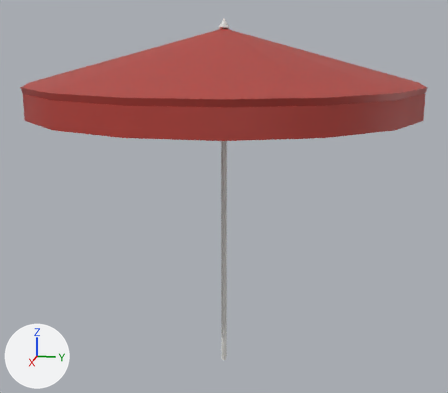
A saved change to the glTF model Data/RideUK/Props/SM_Prop_cafe_parasol_2.glb.
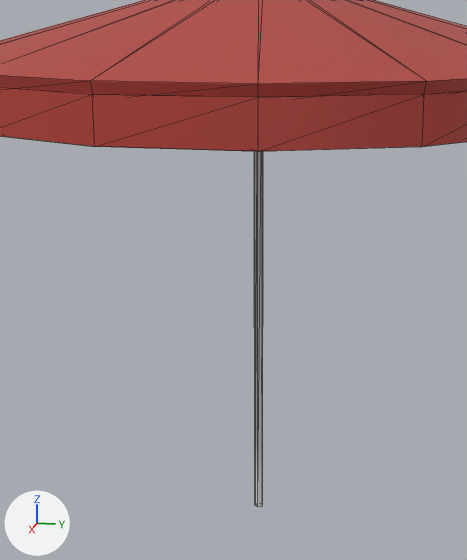
There are two pictures of each version: one whole from a 50 mm camera at (4.2, 0.84, 2.31) aimed at (-0.01, 0.0, 1.26), one close up on the part from 14% to 79% of the width and 12% to 100% of the height. The lights are fixed; the arrows at lower left show +X, +Y and +Z. The last two pictures show the newer version. The close-ups show mesh edges as thin lines. Vertices at exactly the same position are counted once.

In view in the first close-up: 'SM_Prop_cafe_parasol_2'.
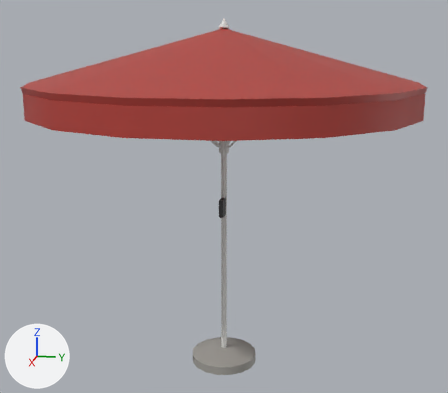
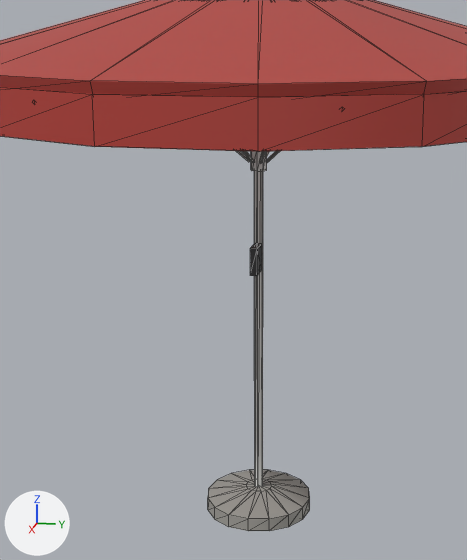
Patch to the scene script:
```diff
--- a/Data/RideUK/Props/SM_Prop_cafe_parasol_2.glb.py
+++ b/Data/RideUK/Props/SM_Prop_cafe_parasol_2.glb.py
@@ me_sm_prop_cafe_parasol_2 @@
 # used by ob_sm_prop_cafe_parasol_2; location = (0.0, 0.0, 0.0)
-me_sm_prop_cafe_parasol_2.from_pydata(...)  # 134 vertices, 252 faces; spans x -1.29..1.29, y -1.29..1.29, z 0.0..2.48
+me_sm_prop_cafe_parasol_2.from_pydata(...)  # 336 vertices, 580 faces; spans x -1.29..1.29, y -1.29..1.29, z 0.0..2.48
+# me_sm_prop_cafe_parasol_2 part 1: a new loose piece, an 8-sided cylinder along z spanning x -0.035..0.035, y -0.035..0.035, z 1.58..1.68, in mat_defaultmaterial
+# me_sm_prop_cafe_parasol_2 part 2: a new loose piece, a box spanning x 0.01..0.11, y -0.015..0.015, z 1.14..1.26, in mat_defaultmaterial
+# me_sm_prop_cafe_parasol_2 part 3
+# 128 vertices are added at x -1.19..1.19, y -1.19..1.19, z 1.62..2.37
+# 192 new faces join them
+# me_sm_prop_cafe_parasol_2 part 4
+# 34 vertices are added at x -0.24..0.24, y -0.24..0.24, z 0.0..0.1
+# 16 new vertices lie (0.0, 0.0, 0.06) away from vertices in x -0.24..0.24, y -0.24..0.24, z 0.0
+# 96 new faces join them
 me_sm_prop_cafe_parasol_2.materials.append(mat_defaultmaterial)
```

Location of each change, [x1, y1, x2, y2] in pixels of the close-ups (467 x 560 px):
'SM_Prop_cafe_parasol_2', reshaped
    before: [0, 0, 467, 507]
    after: [0, 0, 467, 531]
part 1 of me_sm_prop_cafe_parasol_2, added
    after: [251, 151, 267, 171]
part 2 of me_sm_prop_cafe_parasol_2, added
    after: [250, 243, 262, 276]
part 3 of me_sm_prop_cafe_parasol_2, added
    after: [236, 151, 280, 163]
part 4 of me_sm_prop_cafe_parasol_2, added
    after: [208, 470, 310, 531]
